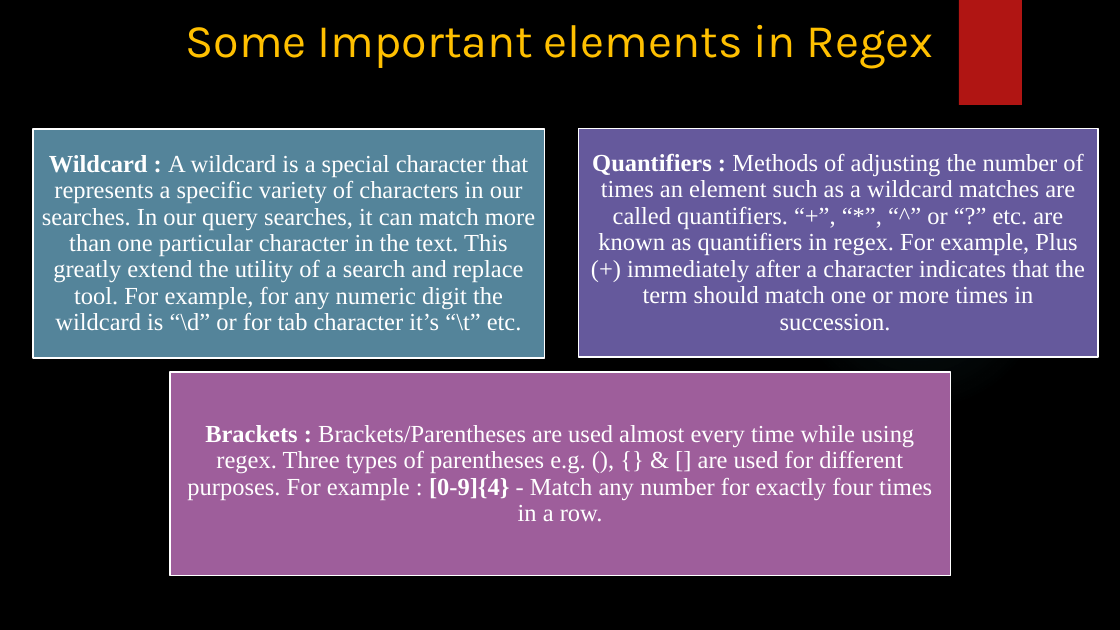
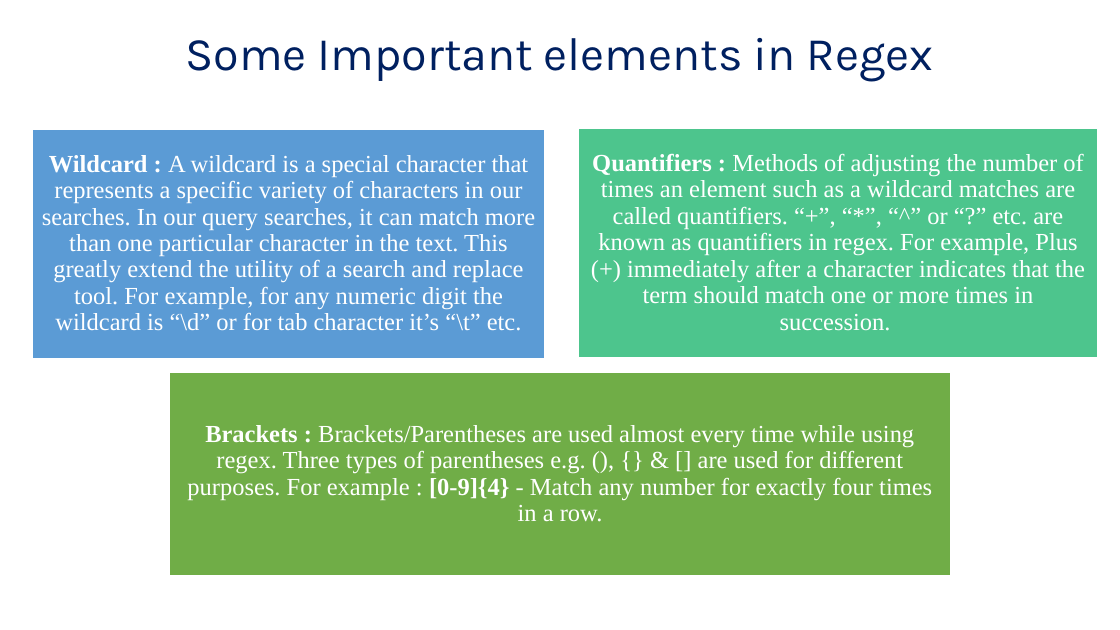
Before and after one commit to mehedi-stat/Learning-Periods, a slide deck: slide 4 of Regex_final.pptx (slide 3 before the commit). Drawn at 1120x630 pixels with LibreOffice and Linux fonts; fonts in the diff are those of the drawing; background and template pictures are left out. Boxes give left, top, right and bottom in pixels: in the first picture for what was removed or moved away, otherwise in the second. Text is boxed around its words. In the diff, an @@ line names an element or a change of style, - is before the commit and + after.

```diff
--- a/Regex_final.pptx
+++ b/Regex_final.pptx
@@ background picture (left out) to #FFFFFF @@
@@ title "Some Important elements in Regex" at bbox=[186, 38, 934, 81]: text colour #FFC000 to #002060; line spacing 1 to 0.9; vertical alignment top to middle @@
@@ rectangle removed at bbox=[959, 0, 1022, 105] @@
@@ rectangle at bbox=[33, 129, 544, 359]: fill #54849A to #5B9BD5; outline #FFFFFF 1.5 pt to #FFFFFF 1 pt @@
@@ rectangle at bbox=[579, 129, 1099, 357]: fill #65599C to #4DC58D; outline #FFFFFF 1.5 pt to #FFFFFF 1 pt @@
@@ ellipse removed at bbox=[791, 154, 1049, 413] @@
@@ rectangle at bbox=[170, 372, 950, 576]: fill #9E5E9B to #70AD47; outline #FFFFFF 1.5 pt to #FFFFFF 1 pt @@
```
Also in this commit, not shown: 3 other slides changed, 1 slide added.
